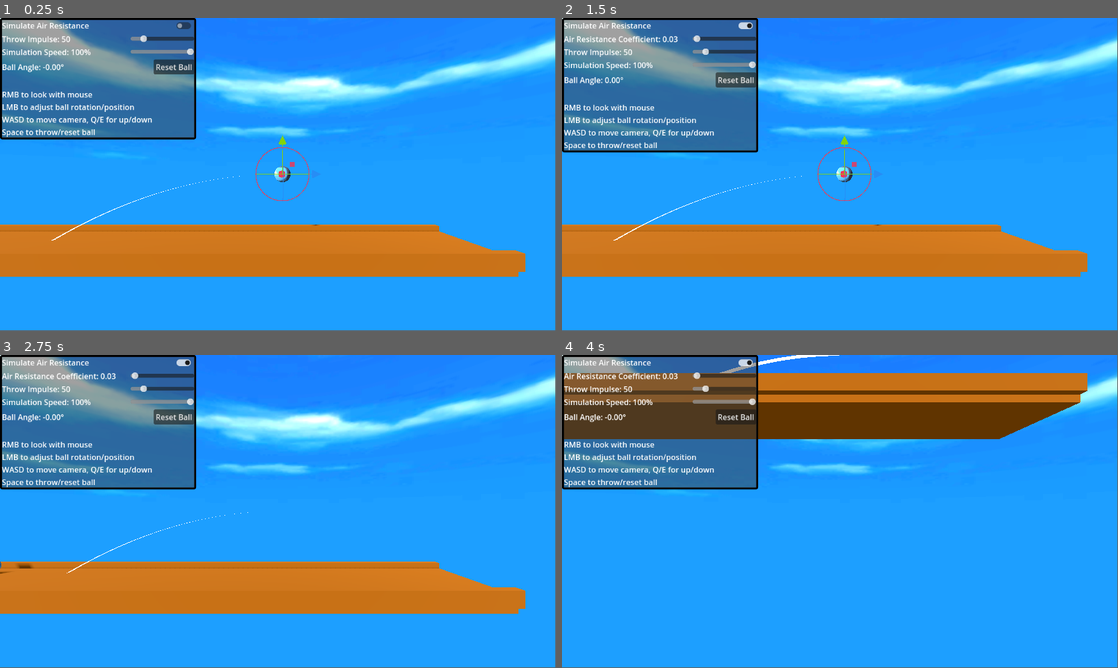
Above: before the commit, frames 1-4 (two rows, left to right).
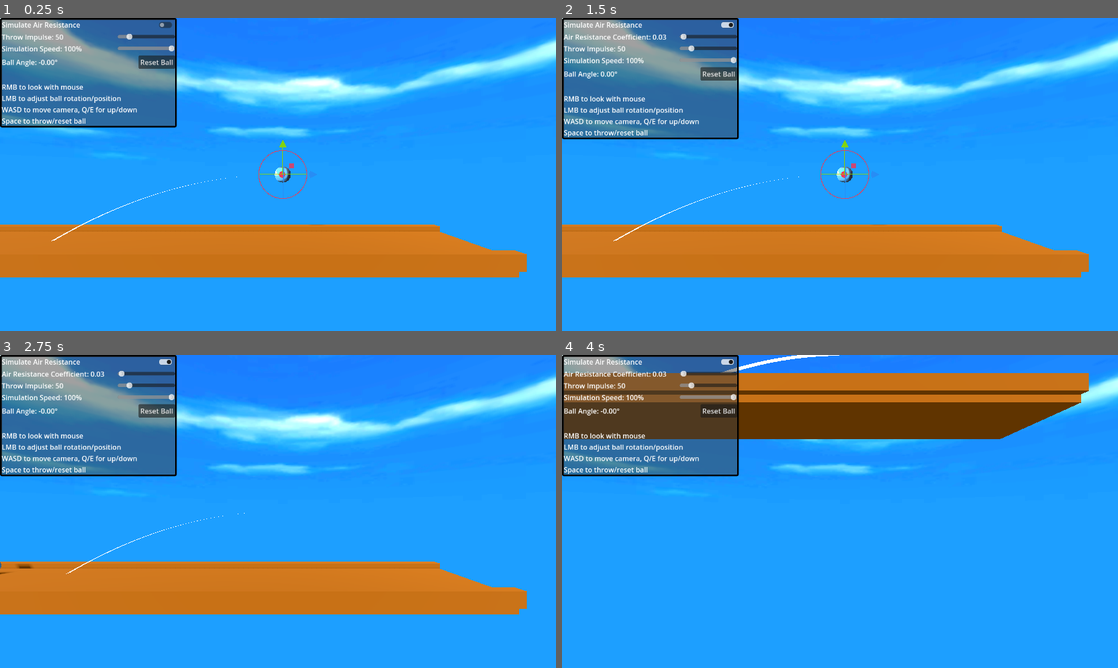
Above: after the commit, the same moments.

Repository: ErythiaSea/CMP400-PhET
Game: Godot game, scene res://Scenes/bowlingEnv.tscn
The game is run twice, just before and just after one commit, with the same random seed, the same clock (stepped at 60 frames per second) and the same inputs. The engine's default icon, where the game draws it, is replaced by a stand-in: a white triangle on a blue panel in a dark square.
Inputs (mouse positions are in pixels of both pictures, inside the frame that each line leads up to; where the layout moved, square brackets give the same spot in the first picture):
- Up to frame 1 (0.25 s): no input
- Up to frame 2 (1.5 s): click "Reset Ball" at 0.5 s; click (728, 24) [745, 24] at 1.25 s
- Up to frame 3 (2.75 s): tap Enter (ui_accept) at 2, 2.27 s; move the mouse to (400, 495) at 2.02 s; hold L (ball_right) from 2.03 s (still down); tap Space (ball_fire) at 2.1 s; click (400, 495) at 2.17 s
- Up to frame 4 (4 s): release L (ball_right) at 2.75 s; drag from (728, 527) to (812, 574) at 2.77 s; tap Enter (ui_accept) at 3.5 s; move the mouse to (895, 442) at 3.52 s; hold L (ball_right) from 3.53 s (still down); hold E (camera_down) from 3.53 s (still down)
In our replay, the window is 799x449 before the commit and 800x450 after it. These sizes can differ from the game's own. Grey fills any space a smaller window leaves; there, only what the larger window draws over its background counts as a difference.

The runs differ from the first frame. In frame 1, 6.2% of the frame differs, in the area x 0-100%, y 0-83%; in frame 2, 6.9%; in frame 3, 6.7%; in frame 4, 6.5%.

Commit message:
main menu

Diff:
--- /dev/null
+++ b/Scenes/main_menu.gd
@@ -0,0 +1,38 @@
+extends Control
+@export_file(".tscn") var bowling_scene
+@export_file(".tscn") var siege_scene
+@export_file(".tscn") var pool_scene
+
+# Called when the node enters the scene tree for the first time.
+func _ready() -> void:
+	$Version.text = ProjectSettings.get_setting("application/config/version", "v0.2")
+
+# Called every frame. 'delta' is the elapsed time since the previous frame.
+func _process(delta: float) -> void:
+	pass
+
+
+func _on_play_pressed() -> void:
+	$MainButtons.hide()
+	$SceneSelect.show()
+	pass # Replace with function body.
+
+
+func _on_bowling_pressed() -> void:
+	if (!bowling_scene): return
+	get_tree().change_scene_to_file(bowling_scene)
+
+
+func _on_siege_pressed() -> void:
+	if (!siege_scene): return
+	get_tree().change_scene_to_file(siege_scene)
+
+
+func _on_pool_pressed() -> void:
+	if (!pool_scene): return
+	get_tree().change_scene_to_file(pool_scene)
+
+
+func _on_back_pressed() -> void:
+	$MainButtons.show()
+	$SceneSelect.hide()
--- /dev/null
+++ b/Scenes/main_menu.tscn
@@ -0,0 +1,159 @@
+[gd_scene load_steps=6 format=3 uid="uid://dlgiq4w8u6an6"]
+
+[ext_resource type="Script" uid="uid://cgx51als5phaa" path="res://Scenes/main_menu.gd" id="1_1ehe0"]
+[ext_resource type="Texture2D" uid="uid://uiovn8h6xyro" path="res://GFX/menu_bg_temp.png" id="1_28flt"]
+[ext_resource type="Texture2D" uid="uid://d1m22d2jq0h1m" path="res://GFX/icon.svg" id="3_ce3w2"]
+
+[sub_resource type="LabelSettings" id="LabelSettings_48xlc"]
+font_size = 50
+
+[sub_resource type="LabelSettings" id="LabelSettings_1ehe0"]
+font_size = 32
+
+[node name="MainMenu" type="Control"]
+layout_mode = 3
+anchors_preset = 15
+anchor_right = 1.0
+anchor_bottom = 1.0
+grow_horizontal = 2
+grow_vertical = 2
+script = ExtResource("1_1ehe0")
+bowling_scene = "uid://dg0lyw2wu0nwg"
+
+[node name="TextureRect" type="TextureRect" parent="."]
+self_modulate = Color(0.80049086, 0.80049074, 0.80049074, 1)
+layout_mode = 1
+anchors_preset = 15
+anchor_right = 1.0
+anchor_bottom = 1.0
+grow_horizontal = 2
+grow_vertical = 2
+texture = ExtResource("1_28flt")
+expand_mode = 1
+
+[node name="Title" type="Label" parent="."]
+layout_mode = 1
+anchors_preset = 5
+anchor_left = 0.5
+anchor_right = 0.5
+offset_left = -99.0
+offset_top = 74.0
+offset_right = 100.0
+offset_bottom = 97.0
+grow_horizontal = 2
+text = "Game Name/Logo"
+label_settings = SubResource("LabelSettings_48xlc")
+
+[node name="MainButtons" type="VBoxContainer" parent="."]
+visible = false
+layout_mode = 1
+anchors_preset = 7
+anchor_left = 0.5
+anchor_top = 1.0
+anchor_right = 0.5
+anchor_bottom = 1.0
+offset_left = -120.0
+offset_top = -358.0
+offset_right = 125.0
+offset_bottom = -248.0
+grow_horizontal = 2
+grow_vertical = 0
+
+[node name="Play" type="Button" parent="MainButtons"]
+layout_mode = 2
+size_flags_vertical = 3
+theme_override_font_sizes/font_size = 32
+text = "Play!"
+
+[node name="Options" type="Button" parent="MainButtons"]
+layout_mode = 2
+size_flags_vertical = 3
+theme_override_font_sizes/font_size = 32
+text = "Options"
+
+[node name="SceneSelect" type="PanelContainer" parent="."]
+layout_mode = 1
+anchors_preset = 8
+anchor_left = 0.5
+anchor_top = 0.5
+anchor_right = 0.5
+anchor_bottom = 0.5
+offset_left = -208.0
+offset_top = -100.0
+offset_right = 208.0
+offset_bottom = 175.0
+grow_horizontal = 2
+grow_vertical = 2
+
+[node name="VBoxContainer" type="VBoxContainer" parent="SceneSelect"]
+layout_mode = 2
+
+[node name="Label" type="Label" parent="SceneSelect/VBoxContainer"]
+layout_mode = 2
+size_flags_vertical = 0
+size_flags_stretch_ratio = 1.05
+text = "Select a scene..."
+label_settings = SubResource("LabelSettings_1ehe0")
+horizontal_alignment = 1
+
+[node name="MarginContainer" type="MarginContainer" parent="SceneSelect/VBoxContainer"]
+layout_mode = 2
+theme_override_constants/margin_left = 5
+theme_override_constants/margin_top = 5
+theme_override_constants/margin_right = 5
+theme_override_constants/margin_bottom = 5
+
+[node name="SceneButtons" type="HBoxContainer" parent="SceneSelect/VBoxContainer/MarginContainer"]
+layout_mode = 2
+
+[node name="Bowling" type="Button" parent="SceneSelect/VBoxContainer/MarginContainer/SceneButtons"]
+layout_mode = 2
+size_flags_horizontal = 3
+size_flags_vertical = 3
+theme_override_font_sizes/font_size = 32
+text = "Bowling"
+icon = ExtResource("3_ce3w2")
+icon_alignment = 1
+vertical_icon_alignment = 0
+
+[node name="Siege" type="Button" parent="SceneSelect/VBoxContainer/MarginContainer/SceneButtons"]
+layout_mode = 2
+size_flags_horizontal = 3
+size_flags_vertical = 3
+theme_override_font_sizes/font_size = 32
+text = "Siege"
+icon = ExtResource("3_ce3w2")
+icon_alignment = 1
+vertical_icon_alignment = 0
+
+[node name="Pool" type="Button" parent="SceneSelect/VBoxContainer/MarginContainer/SceneButtons"]
+layout_mode = 2
+size_flags_horizontal = 3
+size_flags_vertical = 3
+theme_override_font_sizes/font_size = 32
+text = "Pool"
+icon = ExtResource("3_ce3w2")
+icon_alignment = 1
+vertical_icon_alignment = 0
+
+[node name="Back" type="Button" parent="SceneSelect/VBoxContainer"]
+layout_mode = 2
+text = "Back"
+
+[node name="Version" type="Label" parent="."]
+layout_mode = 1
+anchors_preset = 3
+anchor_left = 1.0
+anchor_top = 1.0
+anchor_right = 1.0
+anchor_bottom = 1.0
+offset_left = -40.0
+offset_top = -23.0
+grow_horizontal = 0
+grow_vertical = 0
+
+[connection signal="pressed" from="MainButtons/Play" to="." method="_on_play_pressed"]
+[connection signal="pressed" from="SceneSelect/VBoxContainer/MarginContainer/SceneButtons/Bowling" to="." method="_on_bowling_pressed"]
+[connection signal="pressed" from="SceneSelect/VBoxContainer/MarginContainer/SceneButtons/Siege" to="." method="_on_siege_pressed"]
+[connection signal="pressed" from="SceneSelect/VBoxContainer/MarginContainer/SceneButtons/Pool" to="." method="_on_pool_pressed"]
+[connection signal="pressed" from="SceneSelect/VBoxContainer/Back" to="." method="_on_back_pressed"]
--- /dev/null
+++ b/Scenes/new_script.gd
@@ -0,0 +1,11 @@
+extends Node
+
+
+# Called when the node enters the scene tree for the first time.
+func _ready() -> void:
+	pass # Replace with function body.
+
+
+# Called every frame. 'delta' is the elapsed time since the previous frame.
+func _process(delta: float) -> void:
+	pass
--- a/project.godot
+++ b/project.godot
@@ -11,9 +11,15 @@
 [application]
 
 config/name="CMP400 PhET"
+config/version="v0.2.1"
 run/main_scene="uid://dg0lyw2wu0nwg"
 config/features=PackedStringArray("4.5", "GL Compatibility")
 config/icon="res://GFX/icon.svg"
+
+[display]
+
+window/size/viewport_width=1280
+window/size/viewport_height=720
 
 [editor_plugins]
 
Binary file added: GFX/menu_bg_temp.png
Not shown, added: GFX/menu_bg_temp.png.import
Not shown, added: Scenes/main_menu.gd.uid
Not shown, added: Scenes/new_script.gd.uid
